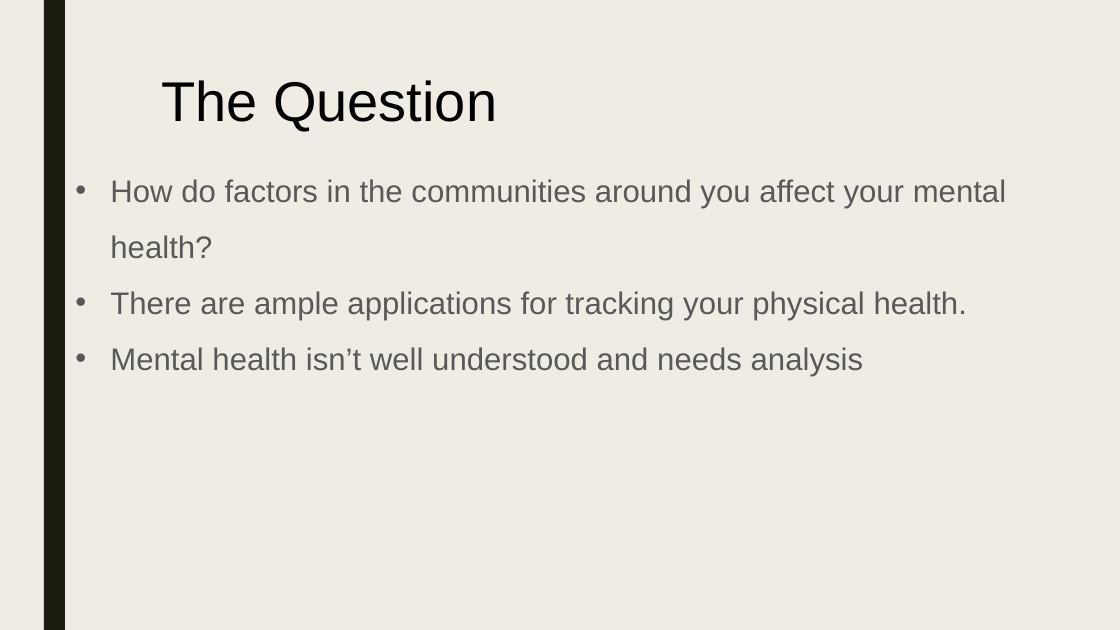
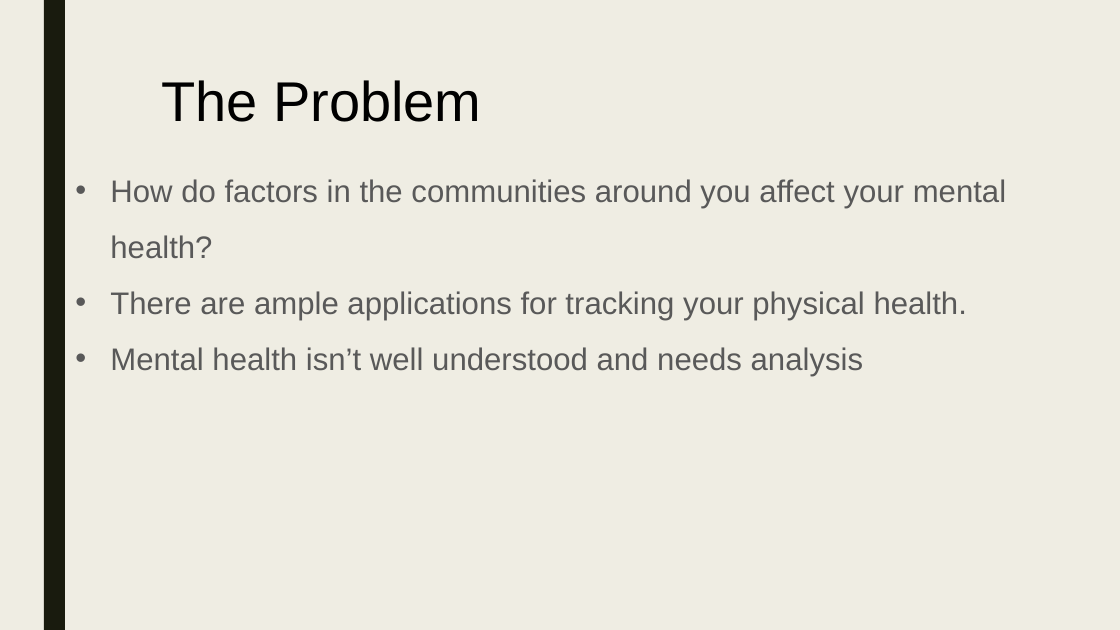
Before and after one commit to kristy0414/big-data-hackathon-in-San-Diego, a slide deck: slide 2 of Team Lucky Cat Project Proposal.pptx. Drawn at 1120x630 pixels with LibreOffice and Linux fonts; fonts in the diff are those of the drawing. Boxes give left, top, right and bottom in pixels: in the first picture for what was removed or moved away, otherwise in the second. Text is boxed around its words. In the diff, an @@ line names an element or a change of style, - is before the commit and + after.

Commit message:
Revised Proposal
Fixed some wording.

```diff
--- a/Team Lucky Cat Project Proposal.pptx
+++ b/Team Lucky Cat Project Proposal.pptx
@@ text at (161,80,481,122): text changed @@
-The Question
+The Problem
```
Also in this commit, not shown: 1 other slide changed.
